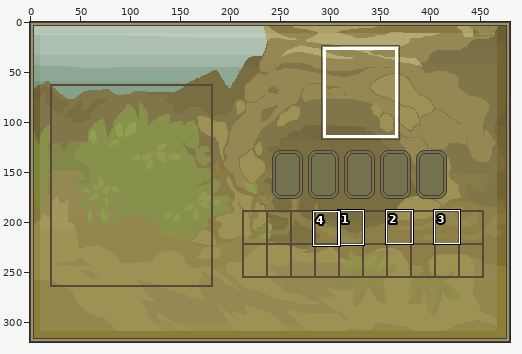
Two states of a sprite sheet, Roguish-desktop/bin/data/gui/Choose.PNG. Above, an overview of the earlier version with the close-up marked.
Close-up. Before the edit:
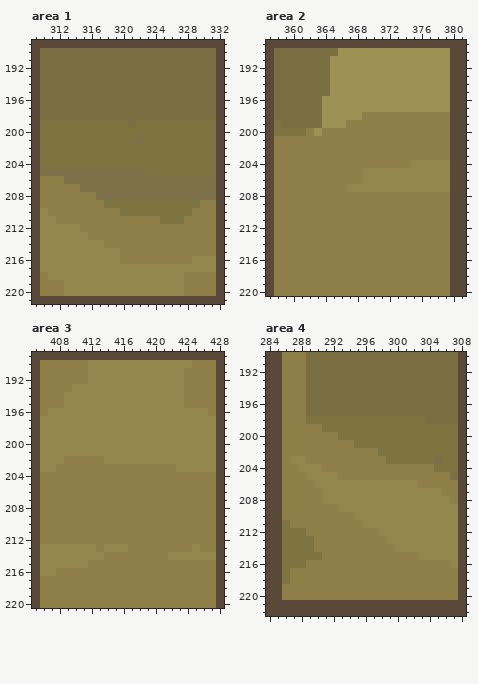
The file is 480x320 pixels. Colours within 5 levels of each other are drawn and written as one. Shown: area 1: x 309..332, y 189..221; area 2: x 357..381, y 189..220; area 3: x 405..428, y 189..220; area 4: x 284..308, y 190..222. The commit also changed other parts of the picture, which this record leaves out.
The same view after the edit:
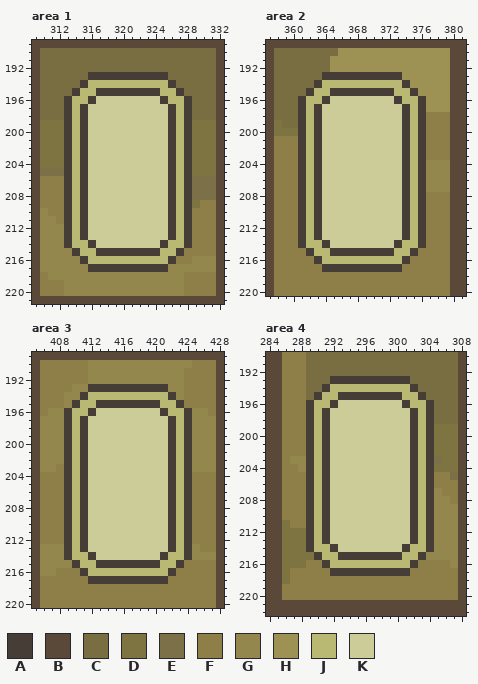
Palette (. is transparent): A #453d36  B #5a4839  C #786e42  D #7e7442  E #7b7048  F #8e7f48  G #93874d  H #9d9153  J #b9b973  K #cccc99
Edits made:
Area 1:
y 193: x 316..325 CCCCCCCCCC -> AAAAAAAAAA
y 194: x 315..326 CCCCCCCCCCCC -> AJJJJJJJJJJA
y 195: x 314..327 CCCCCCCCCCCCCC -> AJJAAAAAAAAJJA
y 196: x 313..328 CCCCCCCCCCCCCCCC -> AJJAKKKKKKKKAJJA
y 197..198: x 313..328 CCCCCCCCCCCCCCCC -> AJAKKKKKKKKKKAJA
y 199: x 313..328 DDDDDDDDCDDDDDDD -> AJAKKKKKKKKKKAJA
y 200: x 313..328 DDDDDDDDDDDDDDDD -> AJAKKKKKKKKKKAJA
y 201: x 313..328 DDDDDDDDDEDDDDDD -> AJAKKKKKKKKKKAJA
y 202..204: x 313..328 DDDDDDDDDDDDDDDD -> AJAKKKKKKKKKKAJA
y 205: x 313..328 EEEEEEEEEEDDDDDD -> AJAKKKKKKKKKKAJA
y 206: x 313..328 EEEEEEEEEEEEEEEE -> AJAKKKKKKKKKKAJA
y 207: x 313..328 FFEEEEEEEEEEEEEE -> AJAKKKKKKKKKKAJA
y 208: x 313..328 FFFFEEEEEEEEEEEE -> AJAKKKKKKKKKKAJA
y 209: x 313..328 FFFFFDDDDDDDDDDD -> AJAKKKKKKKKKKAJA
y 210: x 313..328 FFFFFFFDDDDDDDDD -> AJAKKKKKKKKKKAJA
y 211: x 313..328 FFFFFFFFFFFFDDDF -> AJAKKKKKKKKKKAJA
y 212: x 313..328 GGFFFFFFFFFFFFFF -> AJAKKKKKKKKKKAJA
y 213: x 313..328 GGGFFFFFFFFFFFFF -> AJAKKKKKKKKKKAJA
y 214: x 313..328 GGGGGFFFFFFFFFFF -> AJJAKKKKKKKKAJJA
y 215: x 314..327 GGGGGGFFFFFFFF -> AJJAAAAAAAAJJA
y 216: x 315..326 GGGGGFFFFFFF -> AJJJJJJJJJJA
y 217: x 316..325 GGGGGGGGGG -> AAAAAAAAAA
Area 2:
y 193: x 364..373 CHHHHHHHHH -> AAAAAAAAAA
y 194: x 363..374 CCHHHHHHHHHH -> AJJJJJJJJJJA
y 195: x 362..375 CCCHHHHHHHHHHH -> AJJAAAAAAAAJJA
y 196: x 361..376 CCCHHHHHHHHHHHHH -> AJJAKKKKKKKKAJJA
y 197: x 361..376 CCCHHHHHHHHHHHHH -> AJAKKKKKKKKKKAJA
y 198: x 361..376 CCCHHHHHFFFFFFFF -> AJAKKKKKKKKKKAJA
y 199: x 361..376 CCCHHHFFFFFFFFFF -> AJAKKKKKKKKKKAJA
y 200: x 361..376 DFHFFFFFFFFFFFFF -> AJAKKKKKKKKKKAJA
y 201..203: x 361..376 FFFFFFFFFFFFFFFF -> AJAKKKKKKKKKKAJA
y 204: x 361..376 FFFFFFFFFFFFFFGG -> AJAKKKKKKKKKKAJA
y 205..206: x 361..376 FFFFFFFFGGGGGGGG -> AJAKKKKKKKKKKAJA
y 207: x 361..376 FFFFFFGGGGGGGGGG -> AJAKKKKKKKKKKAJA
y 208..213: x 361..376 FFFFFFFFFFFFFFFF -> AJAKKKKKKKKKKAJA
y 214: x 361..376 FFFFFFFFFFFFFFFF -> AJJAKKKKKKKKAJJA
y 215: x 362..375 FFFFFFFFFFFFFF -> AJJAAAAAAAAJJA
y 216: x 363..374 FFFFFFFFFFFF -> AJJJJJJJJJJA
y 217: x 364..373 FFFFFFFFFF -> AAAAAAAAAA
Area 3:
y 193: x 412..421 GGGGGGGGGG -> AAAAAAAAAA
y 194: x 411..422 GGGGGGGGGGGG -> AJJJJJJJJJJA
y 195: x 410..423 GGGGGGGGGGGGGG -> AJJAAAAAAAAJJA
y 196: x 409..424 GGGGGGGGGGGGGGGG -> AJJAKKKKKKKKAJJA
y 197..201: x 409..424 GGGGGGGGGGGGGGGG -> AJAKKKKKKKKKKAJA
y 202: x 409..424 FFFFFGGGGGGGGGGG -> AJAKKKKKKKKKKAJA
y 203: x 409..424 FFFFFFFFFFFFFFGG -> AJAKKKKKKKKKKAJA
y 204..212: x 409..424 FFFFFFFFFFFFFFFF -> AJAKKKKKKKKKKAJA
y 213: x 409..424 GGGGFGGGFFFFFFFF -> AJAKKKKKKKKKKAJA
y 214: x 409..424 GGGGGFFFFFFFFGGG -> AJJAKKKKKKKKAJJA
y 215: x 410..423 GGFFFFFFFFFFFF -> AJJAAAAAAAAJJA
y 216: x 411..422 FFFFFFFFFFFF -> AJJJJJJJJJJA
y 217: x 412..421 FFFFFFFFFF -> AAAAAAAAAA
Area 4:
y 193: x 292..301 CCCCCCCCCC -> AAAAAAAAAA
y 194: x 291..302 CCCCCCCCCCCC -> AJJJJJJJJJJA
y 195: x 290..303 CCCCCCCCCCCCCC -> AJJAAAAAAAAJJA
y 196: x 289..304 CCCCCCCCCCCCCCCC -> AJJAKKKKKKKKAJJA
y 197: x 289..304 CCCCCCCCCCCCCCCC -> AJAKKKKKKKKKKAJA
y 198: x 289..304 DDDDDDDDDDDDDDDC -> AJAKKKKKKKKKKAJA
y 199: x 289..304 FFDDDDDDDDDDDDDD -> AJAKKKKKKKKKKAJA
y 200: x 289..304 FFFFDDDDDDDDDDDD -> AJAKKKKKKKKKKAJA
y 201: x 289..304 FFFFFFDDDDDDDDDD -> AJAKKKKKKKKKKAJA
y 202: x 289..304 FFFFFFFFFDDDDDDD -> AJAKKKKKKKKKKAJA
y 203: x 289..304 FFFFFFFFFFDDDDDD -> AJAKKKKKKKKKKAJA
y 204: x 289..304 GGFFFFFFFFFFFFFF -> AJAKKKKKKKKKKAJA
y 205: x 289..304 GGGGFFFFFFFFFFFF -> AJAKKKKKKKKKKAJA
y 206: x 289..304 FGGGGGGGGGGGGGFF -> AJAKKKKKKKKKKAJA
y 207..208: x 289..304 FFGGGGGGGGGGGGGG -> AJAKKKKKKKKKKAJA
y 209: x 289..304 FFFFGGGGGGGGGGGG -> AJAKKKKKKKKKKAJA
y 210: x 289..304 FFFFFFGGGGGGGGGG -> AJAKKKKKKKKKKAJA
y 211: x 289..304 FFFFFFFGGGGGGGGG -> AJAKKKKKKKKKKAJA
y 212: x 289..304 FFFFFFFFFGGGGGGG -> AJAKKKKKKKKKKAJA
y 213: x 289..304 DFFFFFFFFFGGGGGG -> AJAKKKKKKKKKKAJA
y 214: x 289..304 DFFFFFFFFFFGGGGG -> AJJAKKKKKKKKAJJA
y 215: x 290..303 DFFFFFFFFFFFFG -> AJJAAAAAAAAJJA
y 216: x 291..302 FFFFFFFFFFFF -> AJJJJJJJJJJA
y 217: x 292..301 FFFFFFFFFF -> AAAAAAAAAA
Where, in picture pixels (left, top, right, bottom), the same in both close-ups:
changed: (64, 72, 192, 272)
changed: (298, 72, 426, 272)
changed: (64, 384, 192, 584)
changed: (306, 376, 434, 576)
